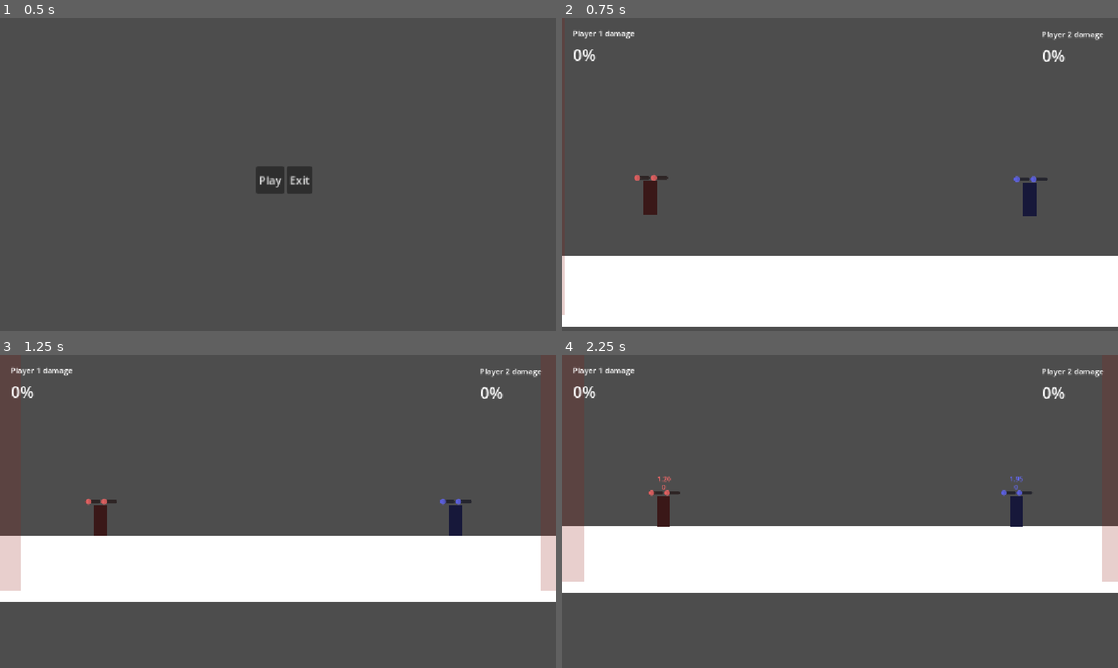
Above: before the commit, frames 1-4 (two rows, left to right).
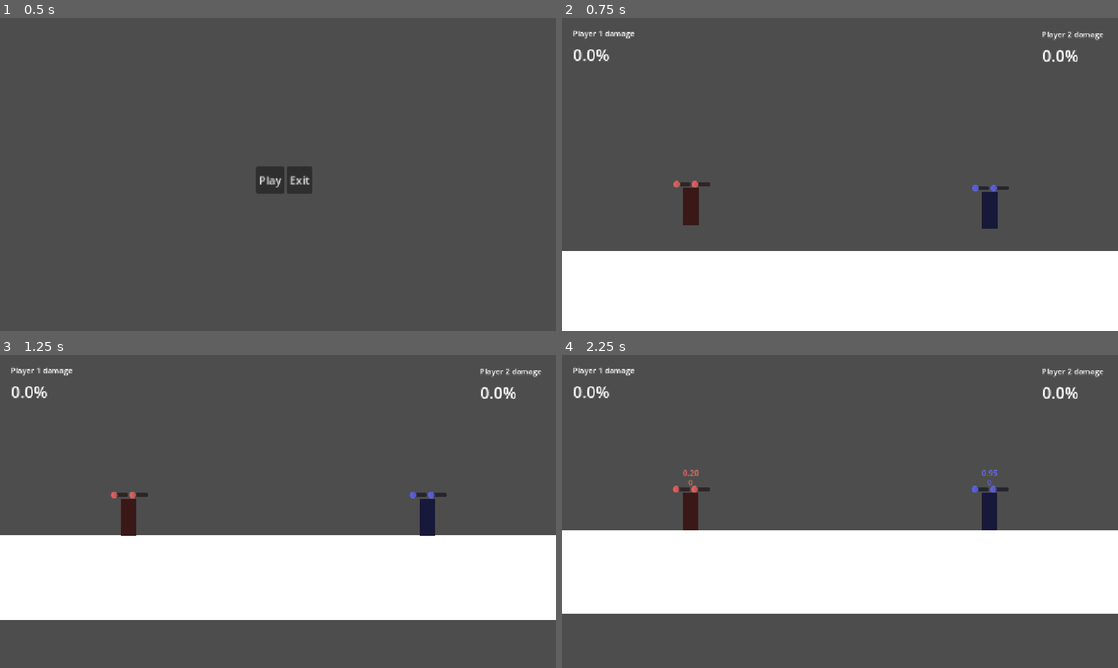
Above: after the commit, the same moments.

Repository: Bolb2019/OneKey
Game: Godot game, scene res://UI/menu.tscn
The game is run twice, just before and just after one commit, with the same random seed, the same clock (stepped at 60 frames per second) and the same inputs.
Inputs (mouse positions are in pixels of both pictures, inside the frame that each line leads up to):
- Up to frame 1 (0.5 s): no input
- Up to frame 2 (0.75 s): click "Play" at 0.5 s
- Up to frame 3 (1.25 s): no input
- Up to frame 4 (2.25 s): tap Enter at 1.25 s; move the mouse to (962, 495) at 1.27 s; hold Right from 1.28 s (still down); tap Q (OneKey_L) at 1.35 s; click (962, 495) at 1.42 s; tap Up at 1.52 s; move the mouse to (728, 527) at 2.02 s; tap N (OneKey_R) at 2.1 s

Frame 1 is identical in both runs. In frame 2, 4.8% of the frame differs, in the area x 0-100%, y 10-100%; in frame 3, 8.8%; in frame 4, 11%, in the area x 0-100%, y 10-83%.

Commit message:
Basic gameplay done, need to add win condition still but thats it

Diff:
--- a/Main/Main.tscn
+++ b/Main/Main.tscn
@@ -19,7 +19,7 @@
 
 [node name="Floor" type="StaticBody2D" parent="." unique_id=1377056893]
 position = Vector2(5, -228)
-scale = Vector2(0.7, 0.7)
+scale = Vector2(0.75, 0.75)
 
 [node name="ColorRect" type="ColorRect" parent="Floor" unique_id=49552153]
 offset_left = -2239.0
@@ -34,7 +34,7 @@
 
 [node name="Danger" type="Area2D" parent="." unique_id=1230513254]
 position = Vector2(0, -232)
-scale = Vector2(0.7, 0.7)
+scale = Vector2(0.75, 0.75)
 
 [node name="ColorRect2" type="ColorRect" parent="Danger" unique_id=188453257]
 offset_left = -2426.0
@@ -46,7 +46,7 @@
 [node name="ColorRect3" type="ColorRect" parent="Danger" unique_id=721507646]
 offset_left = 938.0
 offset_top = -2246.0
-offset_right = 2593.0
+offset_right = 2498.6667
 offset_bottom = 83.0
 color = Color(0.5714965, 0.11769725, 0.093138106, 0.21568628)
 
@@ -60,7 +60,7 @@
 
 [node name="Death" type="Area2D" parent="." unique_id=1302523321]
 position = Vector2(0, -232)
-scale = Vector2(0.7, 0.7)
+scale = Vector2(0.75, 0.75)
 
 [node name="ColorRect2" type="ColorRect" parent="Death" unique_id=521256749]
 offset_left = -2199.0
@@ -69,19 +69,19 @@
 offset_bottom = 82.0
 color = Color(0, 0, 0, 1)
 
+[node name="ColorRect3" type="ColorRect" parent="Death" unique_id=16730007]
+offset_left = 1644.0
+offset_top = -2241.0012
+offset_right = 2185.0
+offset_bottom = 87.99878
+color = Color(0, 0, 0, 1)
+
 [node name="CollisionShape2D" type="CollisionShape2D" parent="Death" unique_id=710350326]
 position = Vector2(-1932.75, -1084)
 shape = SubResource("RectangleShape2D_amygn")
 
-[node name="ColorRect3" type="ColorRect" parent="Death" unique_id=16730007]
-offset_left = 1644.0
-offset_top = -2257.0
-offset_right = 2185.0
-offset_bottom = 72.0
-color = Color(0, 0, 0, 1)
-
 [node name="CollisionShape2D2" type="CollisionShape2D" parent="Death" unique_id=1186395030]
-position = Vector2(1910.25, -1094)
+position = Vector2(1910.25, -1078.001)
 shape = SubResource("RectangleShape2D_amygn")
 
 [node name="Camera2D" type="Camera2D" parent="." unique_id=1984285792]
@@ -90,22 +90,22 @@
 
 [node name="Player_2" parent="." unique_id=342607079 instance=ExtResource("1_lxy7q")]
 modulate = Color(0.4, 0.41960785, 1, 1)
-position = Vector2(447, -450)
+position = Vector2(325, -412)
 
 [node name="Player_1" parent="." unique_id=959077909 instance=ExtResource("1_lxy7q")]
 modulate = Color(1, 0.41765028, 0.4195392, 1)
-position = Vector2(-418, -453)
+position = Vector2(-294, -420)
 
 [node name="CanvasLayer" type="CanvasLayer" parent="." unique_id=1213274630]
 
-[node name="PLayer1" type="Label" parent="CanvasLayer" unique_id=1623527664]
+[node name="Player1" type="Label" parent="CanvasLayer" unique_id=1623527664]
 offset_left = 22.0
 offset_top = 20.0
 offset_right = 150.0
 offset_bottom = 43.0
 text = "Player 1 damage"
 
-[node name="dmg" type="Label" parent="CanvasLayer/PLayer1" unique_id=930222034]
+[node name="dmg" type="Label" parent="CanvasLayer/Player1" unique_id=930222034]
 layout_mode = 0
 offset_left = 1.0
 offset_top = 33.0
@@ -114,14 +114,14 @@
 text = "0%"
 label_settings = SubResource("LabelSettings_83ytx")
 
-[node name="PLayer2" type="Label" parent="CanvasLayer" unique_id=1746968936]
+[node name="Player2" type="Label" parent="CanvasLayer" unique_id=1746968936]
 offset_left = 994.0
 offset_top = 22.0
 offset_right = 1122.0
 offset_bottom = 45.0
 text = "Player 2 damage"
 
-[node name="dmg2" type="Label" parent="CanvasLayer/PLayer2" unique_id=20956554]
+[node name="dmg" type="Label" parent="CanvasLayer/Player2" unique_id=20956554]
 layout_mode = 0
 offset_left = 1.0
 offset_top = 33.0
--- a/Main/camera.gd
+++ b/Main/camera.gd
@@ -10,6 +10,8 @@
 @onready var player2 = $"../Player_2"
 
 func _process(delta):
+	$"../CanvasLayer/Player1/dmg".text = str(GlobalStats.damage_p1) + "%"
+	$"../CanvasLayer/Player2/dmg".text = str(GlobalStats.damage_p2) + "%"
 
 	# Center camera between players
 	var center = (player1.global_position + player2.global_position) / 2.0
--- /dev/null
+++ b/Player/GlobalStats.gd
@@ -0,0 +1,4 @@
+extends Node2D
+
+var damage_p1 = 0.0
+var damage_p2 = 0.0
--- a/Player/Player.tscn
+++ b/Player/Player.tscn
@@ -3,14 +3,14 @@
 [ext_resource type="Script" uid="uid://n5hdmr14ajag" path="res://Player/character_body_2d.gd" id="1_xhfnw"]
 
 [sub_resource type="CapsuleShape2D" id="CapsuleShape2D_kpjcp"]
-radius = 15.0
-height = 74.0
+radius = 16.0
+height = 76.0
 
 [sub_resource type="RectangleShape2D" id="RectangleShape2D_3qydi"]
-size = Vector2(18.000004, 38)
+size = Vector2(117, 38)
 
 [sub_resource type="RectangleShape2D" id="RectangleShape2D_q3lat"]
-size = Vector2(50, 16)
+size = Vector2(78, 45)
 
 [node name="CharacterBody2D" type="CharacterBody2D" unique_id=342607079]
 script = ExtResource("1_xhfnw")
@@ -23,6 +23,11 @@
 color = Color(0.22670749, 0.22670749, 0.22670746, 1)
 
 [node name="CollisionShape2D" type="CollisionShape2D" parent="." unique_id=430590280]
+shape = SubResource("CapsuleShape2D_kpjcp")
+
+[node name="Hurtbox" type="Area2D" parent="." unique_id=1488591766]
+
+[node name="CollisionShape2D" type="CollisionShape2D" parent="Hurtbox" unique_id=1199554585]
 shape = SubResource("CapsuleShape2D_kpjcp")
 
 [node name="Combo" type="Label" parent="." unique_id=1166208616]
@@ -38,7 +43,7 @@
 offset_top = 18.0
 offset_right = 332.0
 offset_bottom = 34.0
-max_value = 0.5
+max_value = 0.25
 step = 0.01
 
 [node name="Charge2" type="HSlider" parent="Combo" unique_id=235623482]
@@ -47,10 +52,10 @@
 offset_top = 18.0
 offset_right = 373.0
 offset_bottom = 34.0
-min_value = 0.5
-max_value = 1.0
+min_value = 0.25
+max_value = 0.5
 step = 0.01
-value = 0.5
+value = 0.25
 
 [node name="Use" type="Label" parent="." unique_id=1547608873]
 offset_left = -30.0
@@ -61,7 +66,6 @@
 autowrap_mode = 2
 
 [node name="Timer" type="Timer" parent="Use" unique_id=240615571]
-wait_time = 2.0
 one_shot = true
 
 [node name="Attack_L" type="Area2D" parent="." unique_id=337351970]
@@ -69,14 +73,15 @@
 position = Vector2(-38, -1)
 
 [node name="ColorRect" type="ColorRect" parent="Attack_L" unique_id=1837930467]
-offset_left = -10.0
+offset_left = -109.0
 offset_top = -20.0
-offset_right = 9.9955635
+offset_right = 9.99556
 offset_bottom = 20.010605
 
 [node name="CollisionShape2D" type="CollisionShape2D" parent="Attack_L" unique_id=501942704]
-position = Vector2(3.8146973e-06, -0.050444126)
+position = Vector2(-49.5, -0.050444126)
 shape = SubResource("RectangleShape2D_3qydi")
+disabled = true
 
 [node name="Attack_R" type="Area2D" parent="." unique_id=1689185971]
 visible = false
@@ -84,35 +89,42 @@
 
 [node name="ColorRect" type="ColorRect" parent="Attack_R" unique_id=409880044]
 offset_top = -10.0
-offset_right = 19.995564
+offset_right = 120.0
 offset_bottom = 30.010605
 
 [node name="CollisionShape2D" type="CollisionShape2D" parent="Attack_R" unique_id=1792572864]
-position = Vector2(10.000004, 9.949556)
+position = Vector2(60, 10)
 shape = SubResource("RectangleShape2D_3qydi")
+disabled = true
 
 [node name="Attack_down" type="Area2D" parent="." unique_id=1732967128]
 visible = false
 position = Vector2(0, 56)
 
 [node name="ColorRect" type="ColorRect" parent="Attack_down" unique_id=1781369945]
-offset_left = -26.0
+offset_left = -40.0
 offset_top = -9.0
-offset_right = 26.0
-offset_bottom = 9.0
+offset_right = 40.0
+offset_bottom = 38.0
 
 [node name="CollisionShape2D" type="CollisionShape2D" parent="Attack_down" unique_id=912500087]
+position = Vector2(0, 14.5)
 shape = SubResource("RectangleShape2D_q3lat")
+disabled = true
 
 [node name="Attack_up" type="Area2D" parent="." unique_id=1378525180]
 visible = false
 position = Vector2(0, -54)
 
 [node name="ColorRect" type="ColorRect" parent="Attack_up" unique_id=2095486452]
-offset_left = -26.0
-offset_top = -9.0
-offset_right = 26.0
-offset_bottom = 9.0
+offset_left = -40.0
+offset_top = -38.0
+offset_right = 40.0
+offset_bottom = 10.0
 
 [node name="CollisionShape2D" type="CollisionShape2D" parent="Attack_up" unique_id=1502140560]
+position = Vector2(0, -14)
 shape = SubResource("RectangleShape2D_q3lat")
+disabled = true
+
+[connection signal="area_entered" from="Hurtbox" to="." method="_on_hurtbox_area_entered"]
--- a/Player/character_body_2d.gd
+++ b/Player/character_body_2d.gd
@@ -5,6 +5,12 @@
 const MOVE_VELOCITY = 350.0
 const JUMP_VELOCITY = -450.0
 const FRICTION = 10
+const ATTACK_KNOCKBACK = {
+	"Attack_L": Vector2(-350.0, -120.0),
+	"Attack_R": Vector2(350.0, -120.0),
+	"Attack_down": Vector2(0.0, 350.0),
+	"Attack_up": Vector2(0.0, -350.0)
+}
 
 const COMBOS = {
 	#MOVEMENT
@@ -38,25 +44,24 @@
 		input = "OneKey_R"
 
 func _physics_process(delta: float) -> void:
-
 	time += delta
 	#Start input
 	if Input.is_action_just_pressed(input):
-		hold_buffer = time + 1
+		hold_buffer = time + 0.5
 
 	if Input.is_action_pressed(input):
-		$Combo/Charge.value = abs(hold_buffer - time - 1)
-		$Combo/Charge2.value = abs(hold_buffer - time - 1)
+		$Combo/Charge.value = abs(hold_buffer - time - 0.5)
+		$Combo/Charge2.value = abs(hold_buffer - time - 0.5)
 
 	#decide if it's a dot or dash
 	if Input.is_action_just_released(input):
 		if time > hold_buffer:
 			Combo_used = Combo_used + str(" ")
-		elif time > hold_buffer - 0.5:
+		elif time > hold_buffer - 0.25:
 			Combo_used = Combo_used + str("1")
 		else:
 			Combo_used = Combo_used + str("0")
-		combo_buffer = time + 1
+		combo_buffer = time + 0.5
 		$Combo.text = Combo_used
 		$Use/Timer.start()
 		$Combo/Charge.value = 0
@@ -106,36 +111,80 @@
 	#--basic--
 	if action == COMBOS["left"]:
 		velocity.x = -MOVE_VELOCITY
+
 	if action == COMBOS["right"]:
 		velocity.x = MOVE_VELOCITY
+
 	if action == COMBOS["jump"]:
 		velocity.y = JUMP_VELOCITY
+
 	#--expert--
 	if action == COMBOS["left_dash"]:
 		velocity.x = -MOVE_VELOCITY * 2
+
 	if action == COMBOS["right_dash"]:
 		velocity.x = MOVE_VELOCITY * 1.5
+
 	if action == COMBOS["high_jump"]:
 		velocity.y = JUMP_VELOCITY * 1.5
+
 	#--impossible--
 
 	#ATTACKS
 	#--basic--
 	if action == COMBOS["left_attack"]:
 		$Attack_L.visible = true
+		$Attack_L/CollisionShape2D.disabled = false
 		await get_tree().create_timer(0.5).timeout
+		$Attack_L/CollisionShape2D.disabled = true
 		$Attack_L.visible = false
+
 	if action == COMBOS["right_attack"]:
 		$Attack_R.visible = true
+		$Attack_R/CollisionShape2D.disabled = false
 		await get_tree().create_timer(0.5).timeout
+		$Attack_R/CollisionShape2D.disabled = true
 		$Attack_R.visible = false
+
 	if action == COMBOS["down_attack"]:
 		$Attack_down.visible = true
+		$Attack_down/CollisionShape2D.disabled = false
 		await get_tree().create_timer(0.5).timeout
+		$Attack_down/CollisionShape2D.disabled = true
 		$Attack_down.visible = false
+
 	if action == COMBOS["up_attack"]:
 		$Attack_up.visible = true
+		$Attack_up/CollisionShape2D.disabled = false
 		await get_tree().create_timer(0.5).timeout
+		$Attack_up/CollisionShape2D.disabled = true
 		$Attack_up.visible = false
+
 	#--expert--
+
 	#--impossible--
+
+func _on_hurtbox_area_entered(area: Area2D) -> void:
+	if area == null:
+		return
+	if area.get_parent() == self:
+		return
+	if area.name.begins_with("Attack"):
+		_register_hit_damage(20.0)
+		_apply_knockback(area)
+
+func _register_hit_damage(dmg) -> void:
+	if name == "Player_1":
+		GlobalStats.damage_p1 += dmg
+	elif name == "Player_2":
+		GlobalStats.damage_p2 += dmg
+
+func _apply_knockback(area: Area2D) -> void:
+	var knockback = ATTACK_KNOCKBACK.get(area.name, Vector2.ZERO)
+
+	if name == "Player_1":
+		velocity.x += knockback.x * (1.0 + (GlobalStats.damage_p1 / 100.0))
+		velocity.y += knockback.y * (1.0 + (GlobalStats.damage_p1 / 100.0))
+	elif name == "Player_2":
+		velocity.x += knockback.x * (1.0 + (GlobalStats.damage_p2 / 100.0))
+		velocity.y += knockback.y * (1.0 + (GlobalStats.damage_p2 / 100.0))
--- a/project.godot
+++ b/project.godot
@@ -18,6 +18,7 @@
 [autoload]
 
 Lobby="*uid://3gpf485k6c56"
+GlobalStats="*uid://ccs1ajxw77pqr"
 
 [display]
 
Not shown, added: Player/GlobalStats.gd.uid
